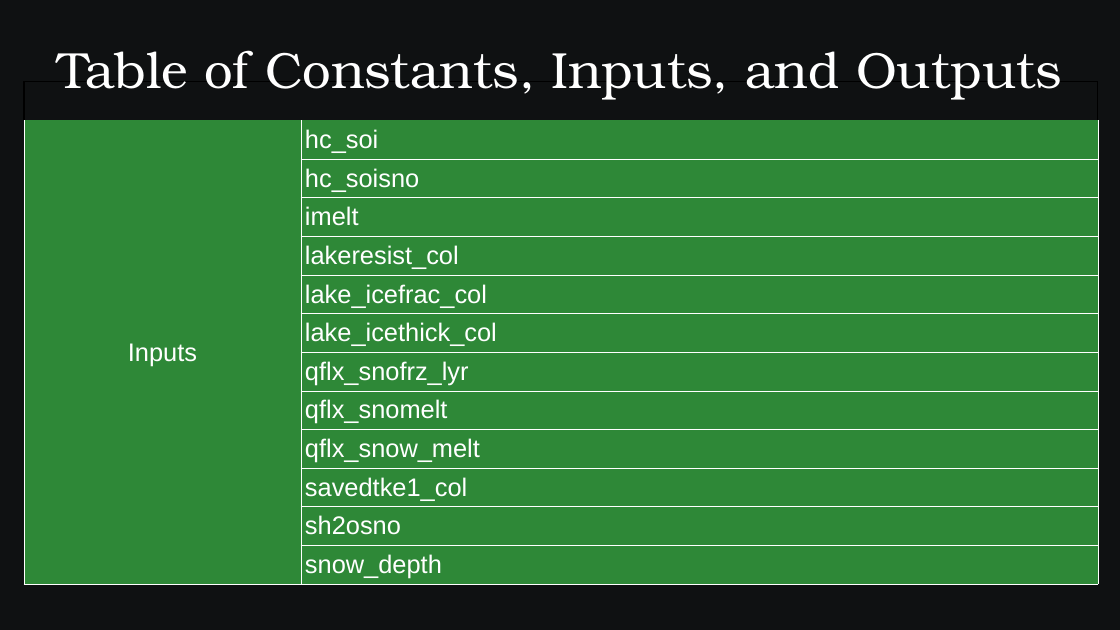
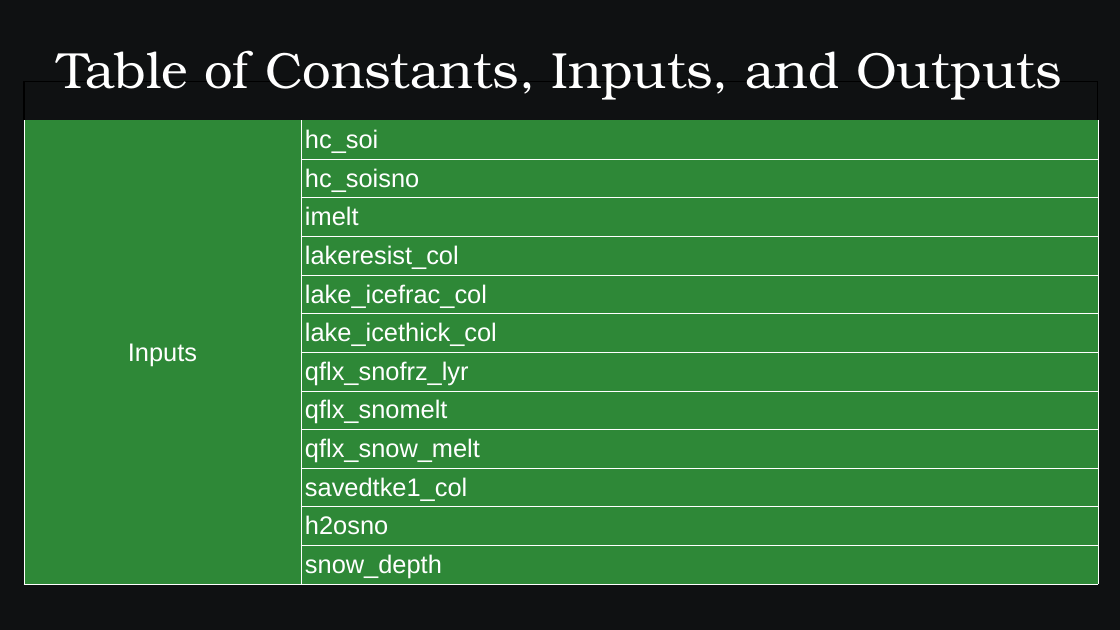
Before and after one commit to SamAllen06/lake_temp_work, a slide deck: slide 11 of documentation/for_collaborators/TestingSoftwareOverview.odp. Drawn at 1120x630 pixels with LibreOffice and Linux fonts; fonts in the diff are those of the drawing. Boxes give left, top, right and bottom in pixels: in the first picture for what was removed or moved away, otherwise in the second. Text is boxed around its words. In the diff, an @@ line names an element or a change of style, - is before the commit and + after.

Commit message:
Update constants/inputs/outputs table and create plugin example

```diff
--- a/documentation/for_collaborators/TestingSoftwareOverview.odp
+++ b/documentation/for_collaborators/TestingSoftwareOverview.odp
@@ table at <box>24,82,1099,583</box> @@
-row 12, column 2: sh2osno
+row 12, column 2: h2osno
```
Also in this commit, not shown: 3 other slides changed, 1 slide added, 2 other files.
